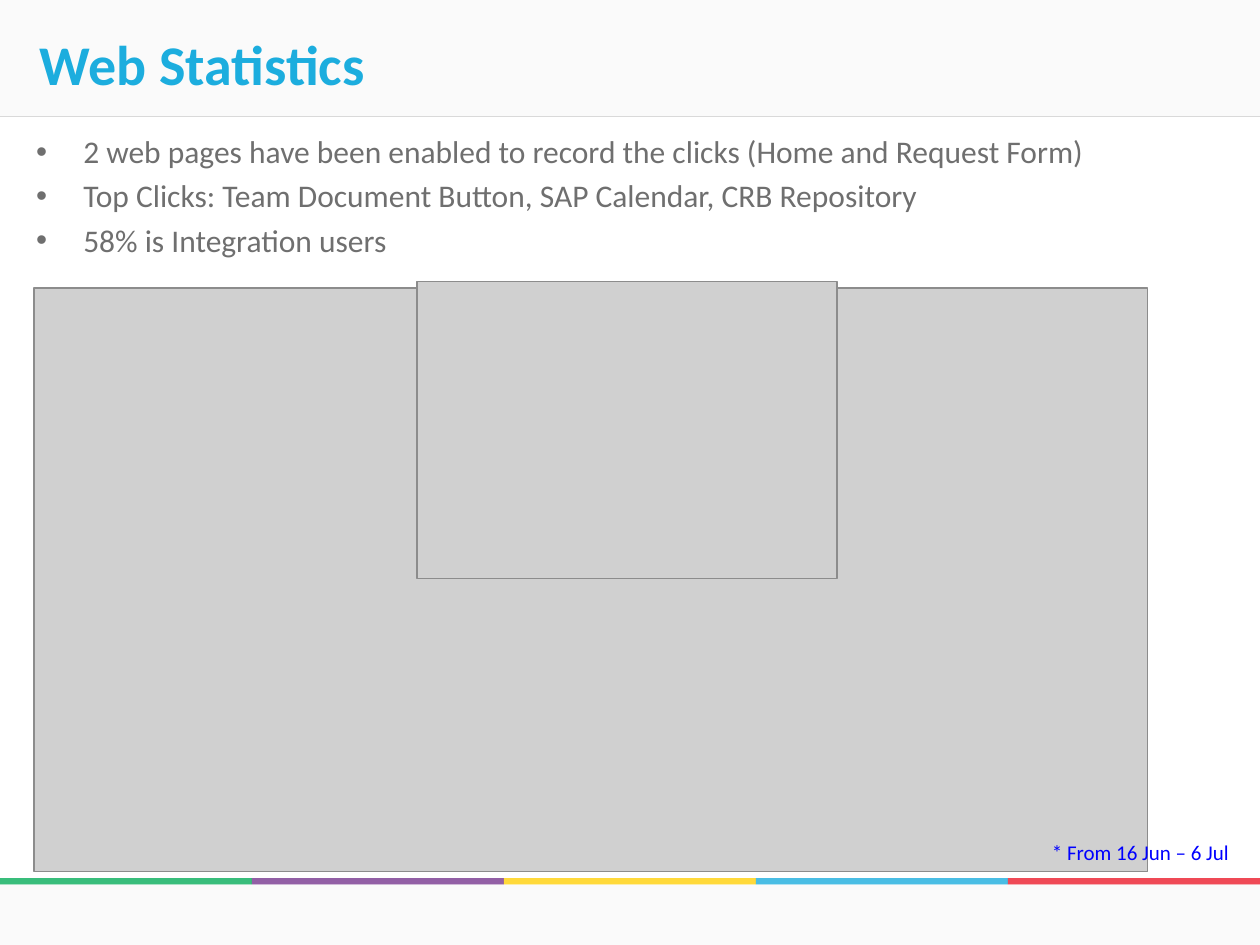
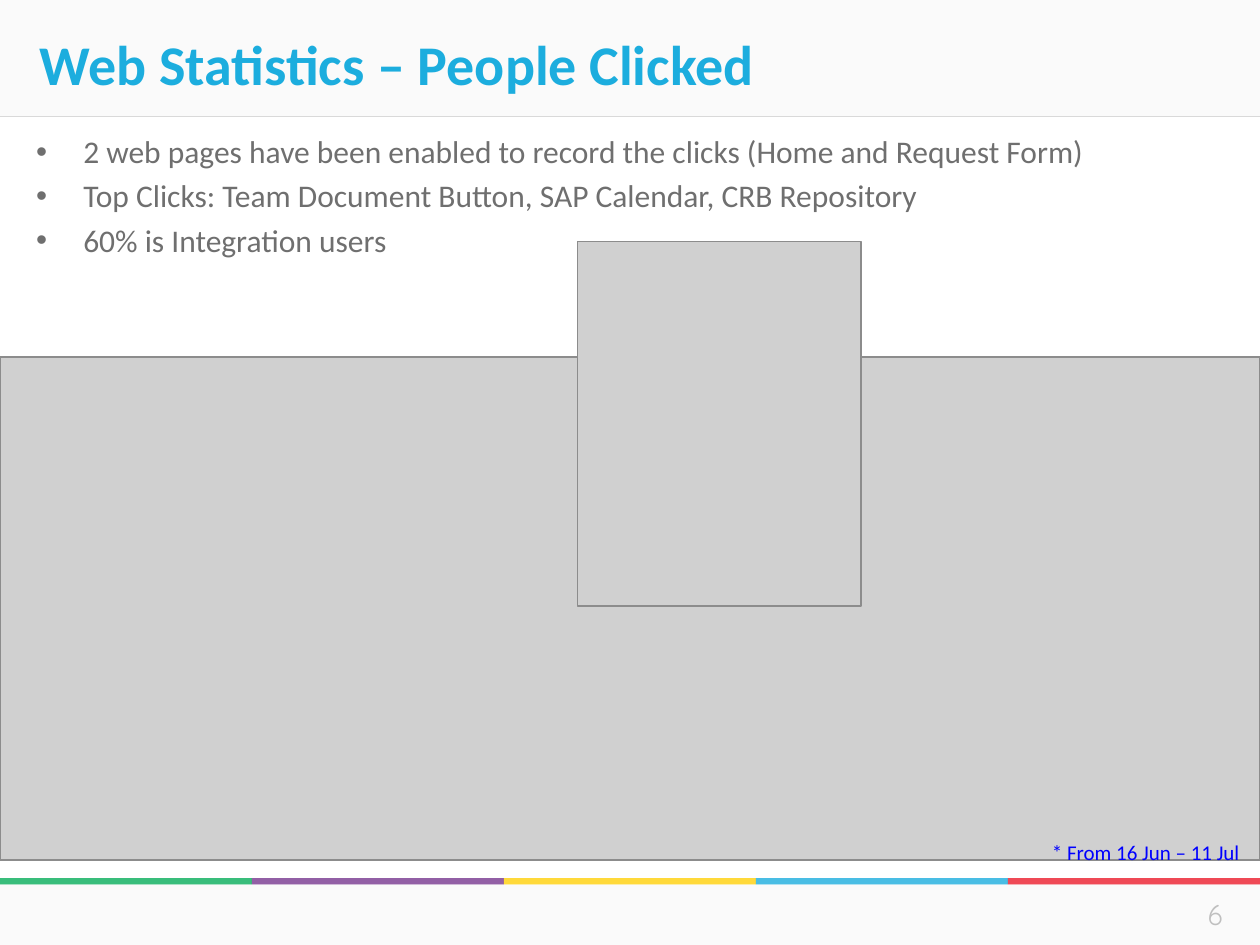
Before and after one commit to donus3/BusGoEveryWhere, a slide deck: slide 6 of Integration New Homepage.pptx (slide 7 before the commit). Drawn at 1260x945 pixels with LibreOffice and Linux fonts; fonts in the diff are those of the drawing; grey boxes stand for pictures; background and template pictures are left out. Boxes give left, top, right and bottom in pixels: in the first picture for what was removed or moved away, otherwise in the second. Text is boxed around its words. In the diff, an @@ line names an element or a change of style, - is before the commit and + after.

```diff
--- a/Integration New Homepage.pptx
+++ b/Integration New Homepage.pptx
@@ title at (x1=39, y1=45, x2=754, y2=94): text changed @@
-Web Statistics
+Web Statistics – People Clicked
@@ text at (x1=83, y1=230, x2=386, y2=258): text changed @@
-• 58% is Integration users
+• 60% is Integration users
@@ picture resized from (x1=417, y1=281, x2=837, y2=578) to (x1=577, y1=242, x2=861, y2=606) @@
@@ picture resized from (x1=34, y1=289, x2=1148, y2=872) to (x1=0, y1=357, x2=1260, y2=859) @@
@@ text at (x1=1067, y1=845, x2=1240, y2=867): text changed @@
-* From 16 Jun – 6 Jul
+* From 16 Jun – 11 Jul
@@ text added at (x1=1208, y1=905, x2=1223, y2=925), 16 pt, text #BFBFBF @@
+6
```
Also in this commit, not shown: 10 other slides changed, 4 slides added, 3 slides removed.
